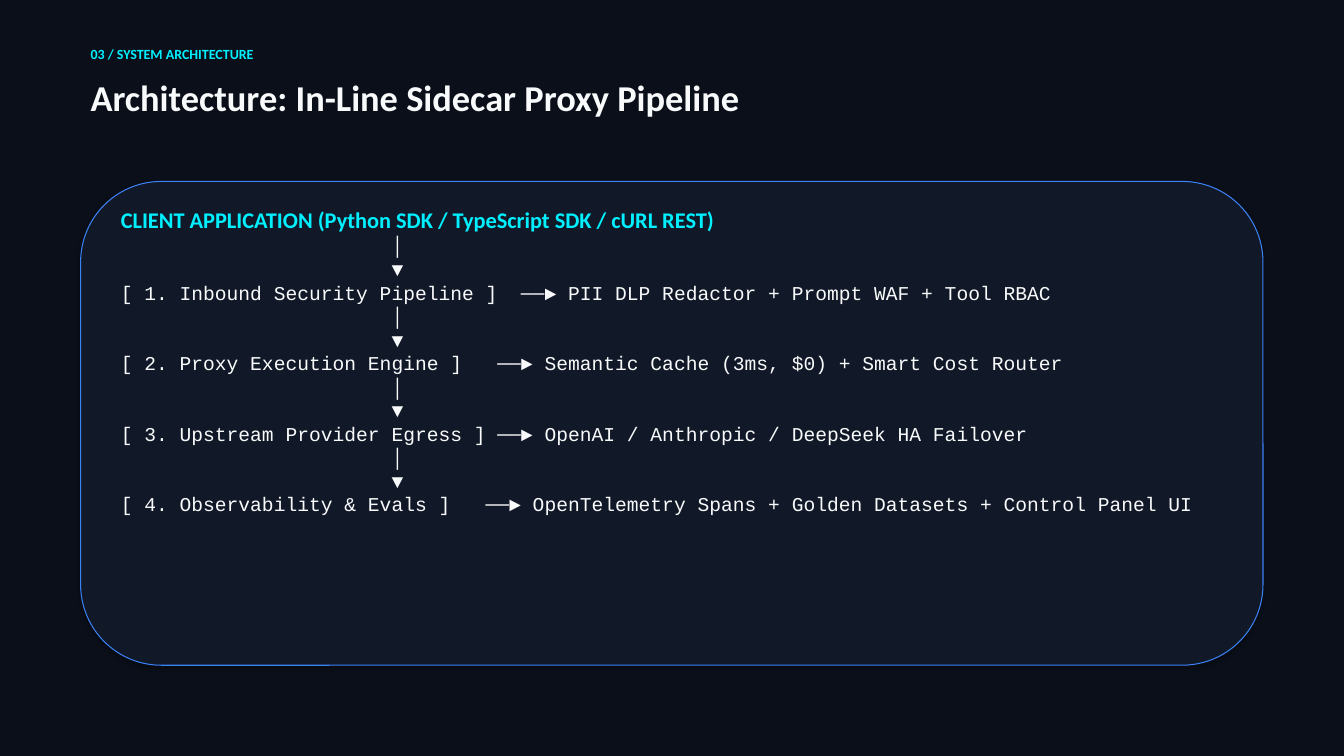
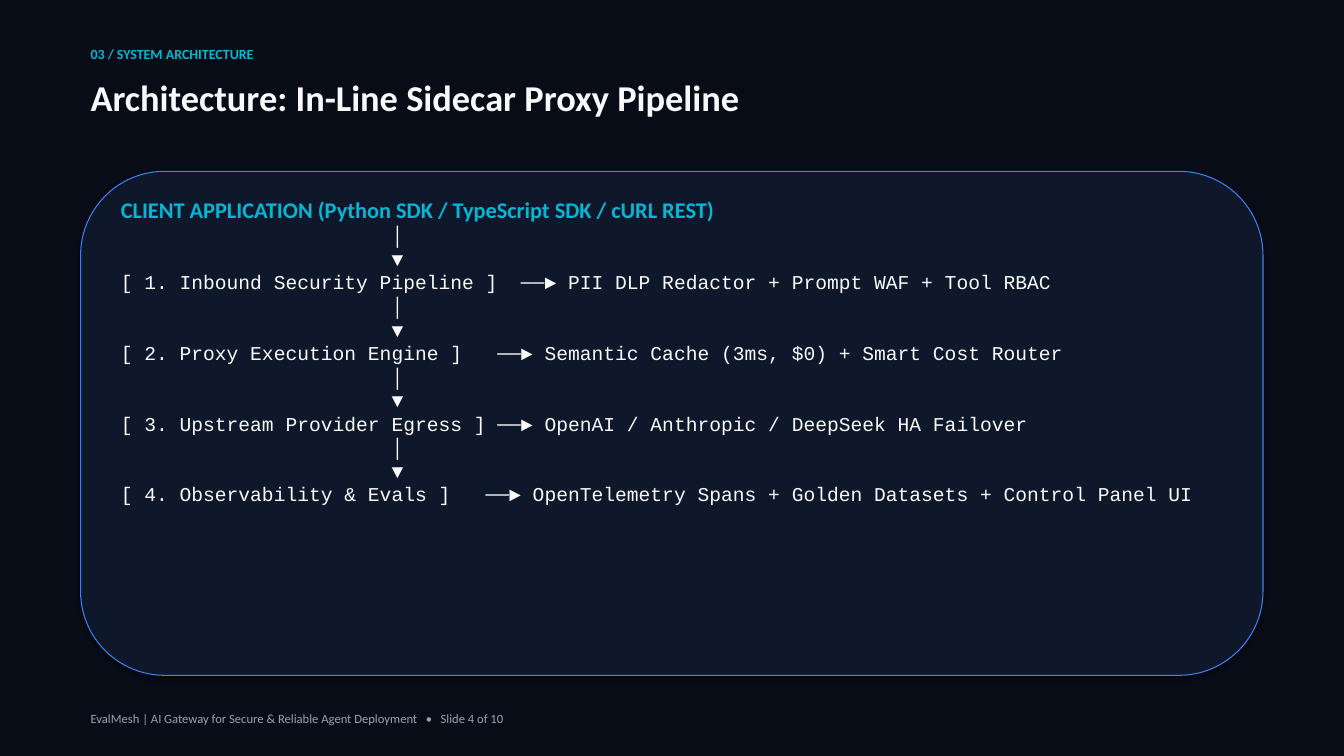
Before and after one commit to deswanth12/EvalMesh, a slide deck: slide 4 of EvalMesh_Investor_Pitch_Deck.pptx. Drawn at 1344x756 pixels with LibreOffice and Linux fonts; fonts in the diff are those of the drawing. Boxes give left, top, right and bottom in pixels: in the first picture for what was removed or moved away, otherwise in the second. Text is boxed around its words. In the diff, an @@ line names an element or a change of style, - is before the commit and + after.

```diff
--- a/EvalMesh_Investor_Pitch_Deck.pptx
+++ b/EvalMesh_Investor_Pitch_Deck.pptx
@@ background #0B0F19 to #080C16 @@
@@ text "03 / SYSTEM ARCHITECTURE" at box(91, 50, 254, 59): text colour #00F0FF to #06B6D4 @@
@@ rounded rectangle: place and size @@
-rounded rectangle at box(81, 181, 1263, 665)
+rounded rectangle at box(81, 171, 1263, 676)
@@ rounded rectangle at box(81, 171, 1263, 676): fill #111827 to #0F172A @@
@@ text "CLIENT APPLICATION (Python SDK / ...": place and size @@
-text "CLIENT APPLICATION (Python SDK / ..." at box(121, 211, 1192, 515)
+text "CLIENT APPLICATION (Python SDK / ..." at box(121, 201, 1192, 505)
@@ text "CLIENT APPLICATION (Python SDK / ..." at box(121, 201, 1192, 505): text colour #00F0FF to #06B6D4 in "CLIENT APPLICATION (Python SDK / TypeScript SDK ..."; text colour #F9FAFB to #F8FAFC in "│ ▼ [ 1. Inbound Security Pipeline ..." @@
@@ text added at box(91, 714, 503, 725), 9 pt, text #94A3B8 @@
+EvalMesh | AI Gateway for Secure & Reliable Agent Deployment • Slide 4 of 10
```
Also in this commit, not shown: 9 other slides changed, 1 other file.
